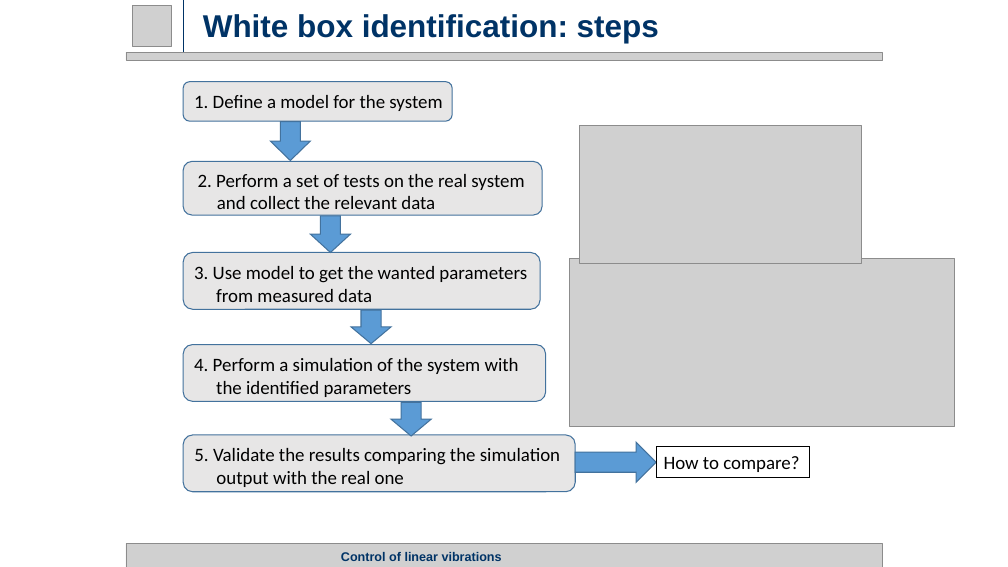
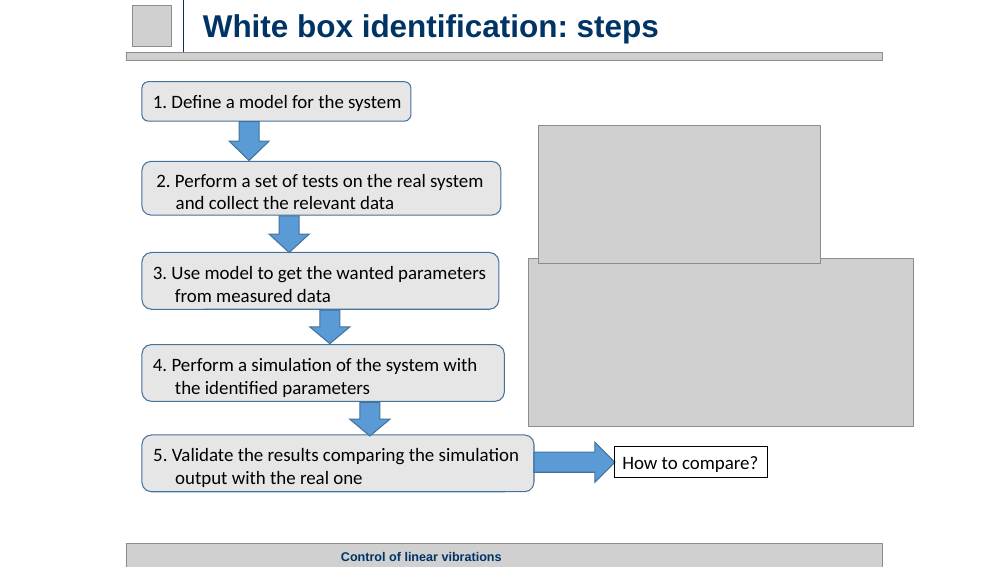
Before and after one commit to rssalessio/Control-Linear-Vibrations, a slide deck: slide 11 of finalPresentation/Part 1/Part1.pptx (slide 9 before the commit). Drawn at 1008x567 pixels with LibreOffice and Linux fonts; fonts in the diff are those of the drawing; grey boxes stand for pictures. Boxes give left, top, right and bottom in pixels: in the first picture for what was removed or moved away, otherwise in the second. Text is boxed around its words. In the diff, an @@ line names an element or a change of style, - is before the commit and + after.

```diff
--- a/finalPresentation/Part 1/Part1.pptx
+++ b/finalPresentation/Part 1/Part1.pptx
@@ 5 texts, 5 rounded rectangles, 4 down arrows, 2 pictures, 1 rectangle, 1 right arrow: place and size @@
-5 texts, 5 rounded rectangles, 4 down arrows, 2 pictures, 1 rectangle, 1 right arrow at [183, 82, 954, 492]
+5 texts, 5 rounded rectangles, 4 down arrows, 2 pictures, 1 rectangle, 1 right arrow at [142, 82, 913, 492]
```
Also in this commit, not shown: 10 other slides changed, 1 slide added.
